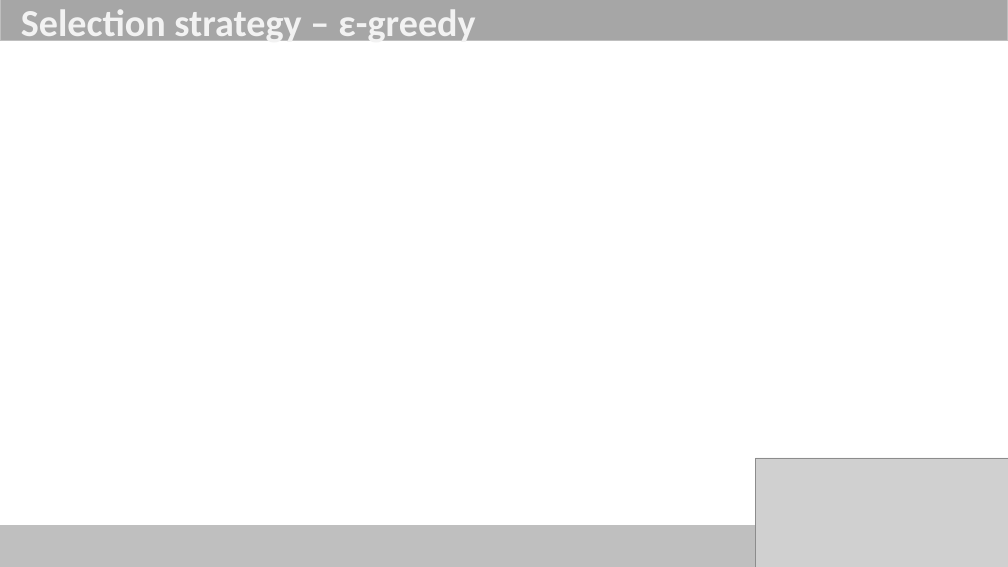
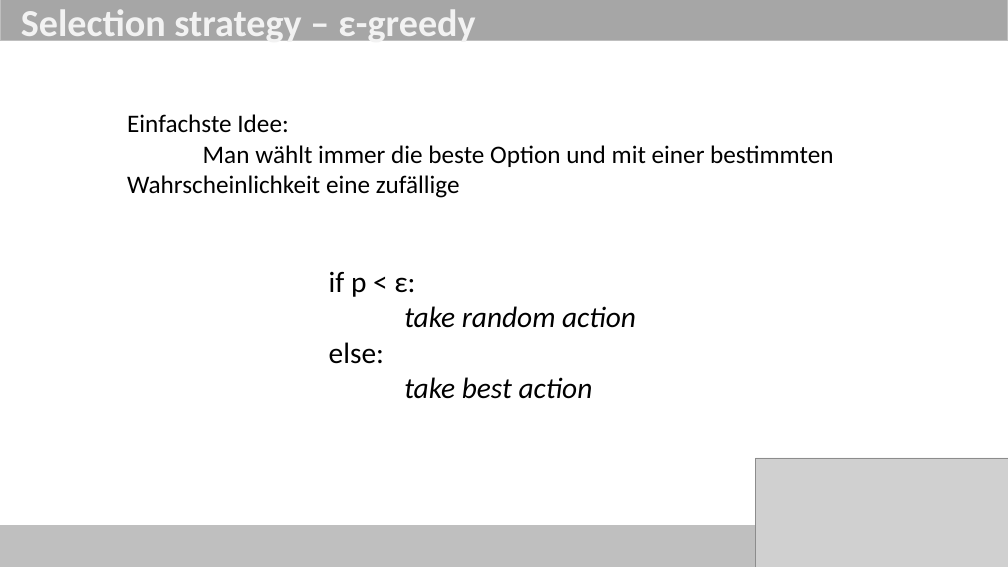
Before and after one commit to ob-algdatii-ss18/leistungsnachweis-firststeptoworlddomination, a slide deck: slide 10 of Reinforcement Learning.pptx (slide 8 before the commit). Drawn at 1008x567 pixels with LibreOffice and Linux fonts; fonts in the diff are those of the drawing; grey boxes stand for pictures. Boxes give left, top, right and bottom in pixels: in the first picture for what was removed or moved away, otherwise in the second. Text is boxed around its words. In the diff, an @@ line names an element or a change of style, - is before the commit and + after.

```diff
--- a/Reinforcement Learning.pptx
+++ b/Reinforcement Learning.pptx
@@ text added at [127,114,833,198], 24 pt, text #000000 @@
+Einfachste Idee:
+Man wählt immer die beste Option und mit einer bestimmten Wahrscheinlichkeit eine zufällige
@@ text added at [329,272,636,399], 28 pt, text #000000, italic @@
+if p < ε:
+take random action
+else:
+take best action
```
Also in this commit, not shown: 1 other slide changed, 3 slides added.
